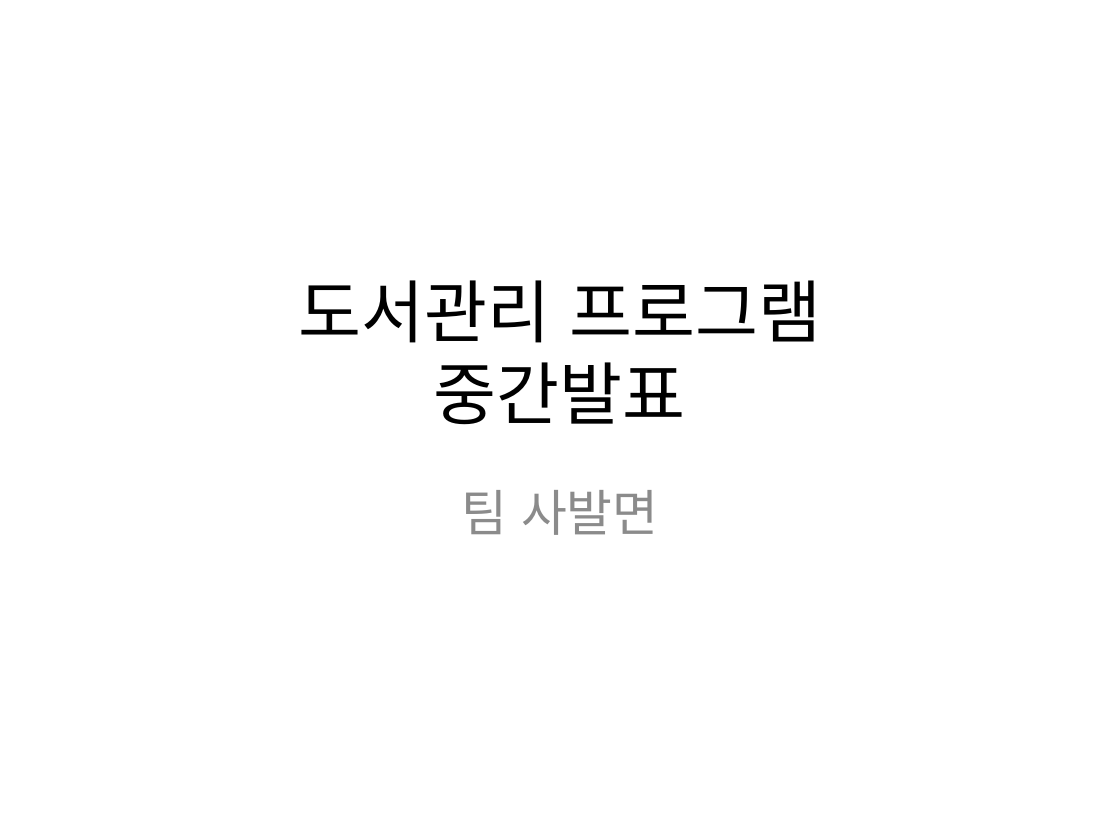
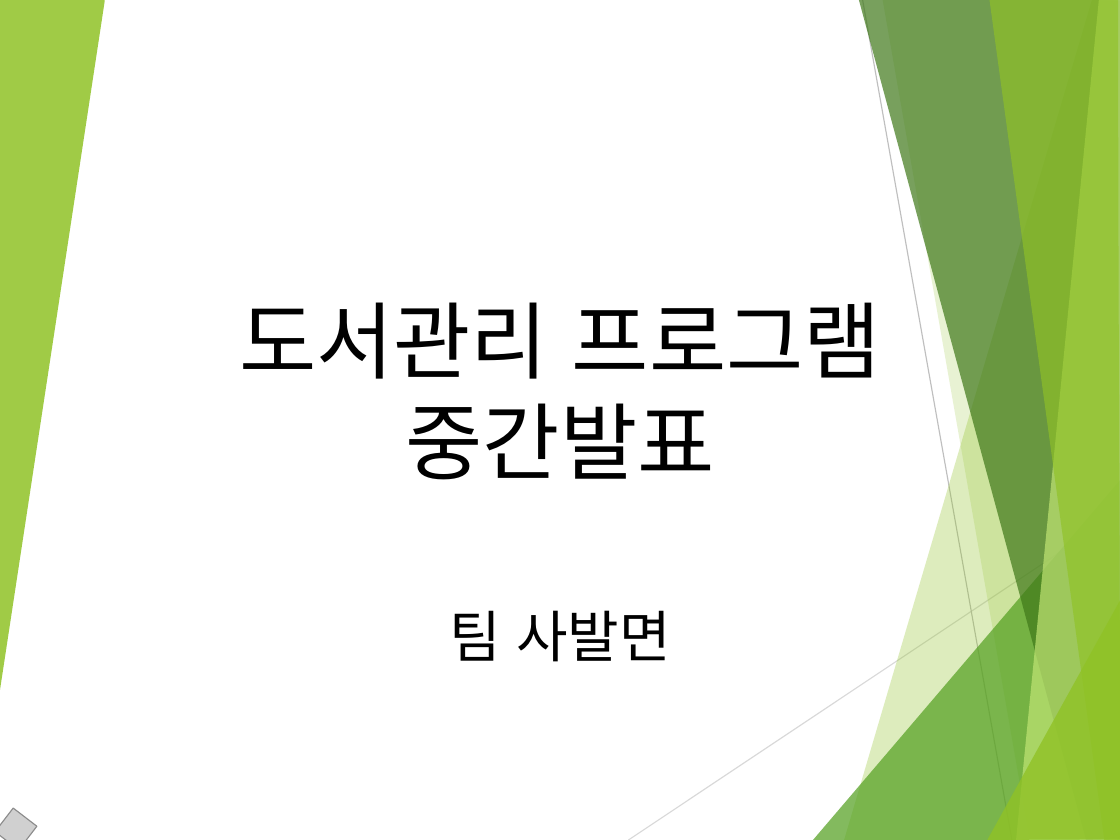
Before and after one commit to MinSu-Kim/java_web_male, a slide deck: slide 1 of document/도서관리 프로그램.pptx. Drawn at 1120x840 pixels with LibreOffice and Linux fonts; fonts in the diff are those of the drawing; grey boxes stand for pictures; background and template pictures are left out. Boxes give left, top, right and bottom in pixels: in the first picture for what was removed or moved away, otherwise in the second. Text is boxed around its words. In the diff, an @@ line names an element or a change of style, - is before the commit and + after.

Commit message:
20일자 작업 & 발표자료

```diff
--- a/document/도서관리 프로그램.pptx
+++ b/document/도서관리 프로그램.pptx
@@ group added at [0, 0, 1120, 840]: 8 freeform shapes, 2 lines @@
@@ title "도서관리 프로그램 중간발표": place and size @@
-title "도서관리 프로그램 중간발표" at [298, 280, 821, 425]
+title "도서관리 프로그램 중간발표" at [239, 302, 881, 480]
@@ title "도서관리 프로그램 중간발표" at [239, 302, 881, 480]: size 44 to 54 pt, font Noto Sans CJK KR to Cabin; vertical alignment middle to bottom @@
@@ subtitle "팀 사발면": place and size @@
-subtitle "팀 사발면" at [461, 490, 658, 535]
+subtitle "팀 사발면" at [449, 610, 671, 662]
@@ subtitle "팀 사발면" at [449, 610, 671, 662]: size 32 to 36 pt, font Noto Sans CJK KR to Cabin, text colour #8C8C8C to #000000; more space between paragraphs @@
@@ picture added at [0, 808, 37, 840] @@
```
Also in this commit, not shown: 3 other slides changed, 11 slides added, 1 slide removed, 1 other file.
